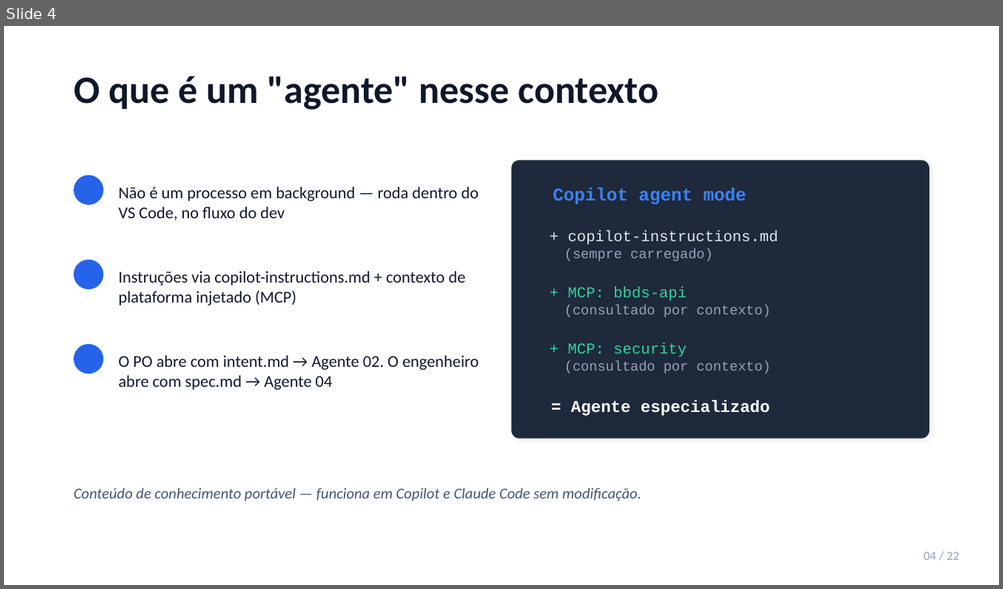
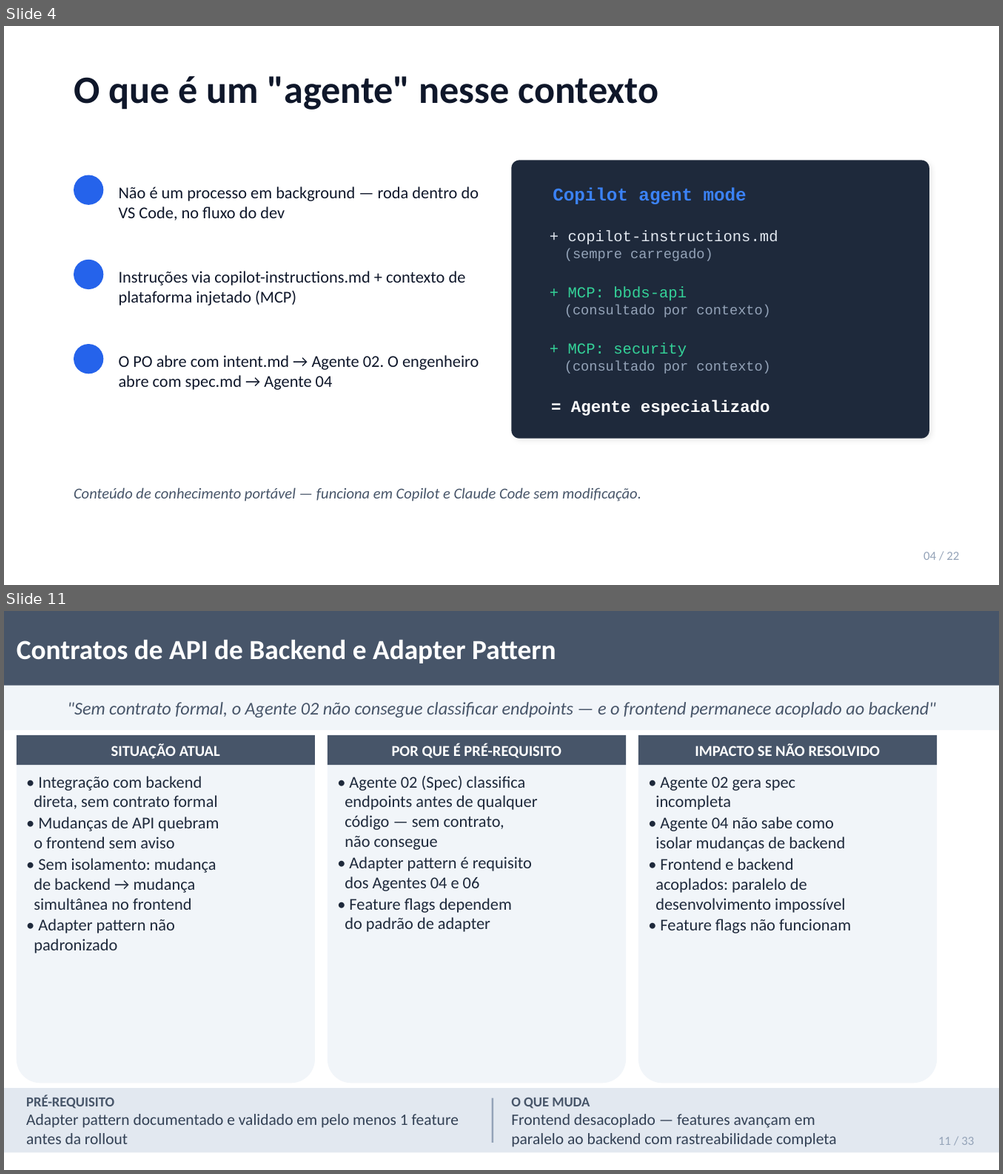
Before and after one commit to jpsslink/sdlc-agentico, a slide deck: esteira-agentica-pitch.pptx. Shown one above the other, each under a label of ours: slide 4 before the commit, slides 4 and 11 after it; the slides between them are not shown. The pictures are 1003x589 and 1003x1174 pixels, drawn with LibreOffice and Linux fonts; fonts in the diff are those of the drawing. Boxes give left, top, right and bottom in pixels: in the first picture for what was removed or moved away, otherwise in the second. Text is boxed around its words. In the diff, an @@ line names an element or a change of style, - is before the commit and + after.

```diff
--- a/esteira-agentica-pitch.pptx
+++ b/esteira-agentica-pitch.pptx
@@ slide 11 added at <box>4,611,999,1170</box>, background #FFFFFF @@
@@ rectangle added at <box>4,611,999,686</box>, fill #475569 @@
@@ text added at <box>17,640,556,664</box>, 20 pt, text #FFFFFF, bold @@
+Contratos de API de Backend e Adapter Pattern
@@ rectangle added at <box>4,686,999,730</box>, fill #F1F5F9 @@
@@ text added at <box>67,702,936,718</box>, 13 pt, text #475569, italic @@
+"Sem contrato formal, o Agente 02 não consegue classificar endpoints — e o frontend permanece acoplado ao backend"
@@ rounded rectangle added at <box>17,735,316,1083</box>, fill #F1F5F9 @@
@@ rectangle added at <box>17,735,316,765</box>, fill #475569 @@
@@ text added at <box>111,743,220,759</box>, 11 pt, text #FFFFFF, bold @@
+SITUAÇÃO ATUAL
@@ rounded rectangle added at <box>327,735,626,1083</box>, fill #F1F5F9 @@
@@ rectangle added at <box>327,735,626,765</box>, fill #475569 @@
@@ text added at <box>392,743,560,758</box>, 11 pt, text #FFFFFF, bold @@
+POR QUE É PRÉ-REQUISITO
@@ rounded rectangle added at <box>638,735,937,1083</box>, fill #F1F5F9 @@
@@ rectangle added at <box>638,735,937,765</box>, fill #475569 @@
@@ text added at <box>694,743,880,756</box>, 11 pt, text #FFFFFF, bold @@
+IMPACTO SE NÃO RESOLVIDO
@@ text added at <box>34,776,219,954</box>, 12 pt, text #1E293B @@
+• Integração com backend
+direta, sem contrato formal
+• Mudanças de API quebram
+o frontend sem aviso
+• Sem isolamento: mudança
+de backend → mudança
+simultânea no frontend
+• Adapter pattern não
+padronizado
@@ text added at <box>344,776,538,932</box>, 12 pt, text #1E293B @@
+• Agente 02 (Spec) classifica
+endpoints antes de qualquer
+código — sem contrato,
+não consegue
+• Adapter pattern é requisito
+dos Agentes 04 e 06
+• Feature flags dependem
+do padrão de adapter
@@ text added at <box>655,777,851,934</box>, 12 pt, text #1E293B @@
+• Agente 02 gera spec
+incompleta
+• Agente 04 não sabe como
+isolar mudanças de backend
+• Frontend e backend
+acoplados: paralelo de
+desenvolvimento impossível
+• Feature flags não funcionam
@@ rectangle added at <box>4,1088,999,1153</box>, fill #E2E8F0 @@
@@ text added at <box>26,1096,458,1145</box>, 11.5 pt, text #334155 @@
+PRÉ-REQUISITO
+Adapter pattern documentado e validado em pelo menos 1 feature antes da rollout
@@ rectangle added at <box>492,1099,493,1143</box>, fill #94A3B8 @@
@@ text added at <box>511,1098,836,1147</box>, 11.5 pt, text #334155 @@
+O QUE MUDA
+Frontend desacoplado — features avançam em paralelo ao backend com rastreabilidade completa
@@ text added at <box>938,1137,973,1145</box>, 9 pt, text #94A3B8 @@
+11 / 33
```
Also in this commit, not shown: 16 slides changed, 12 other slides added, 2 slides removed.
